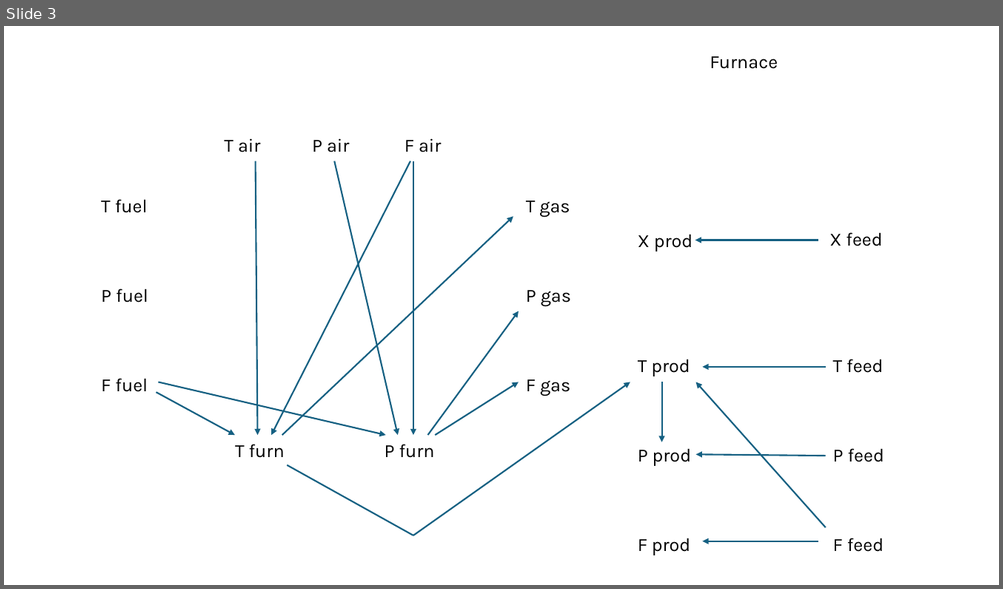
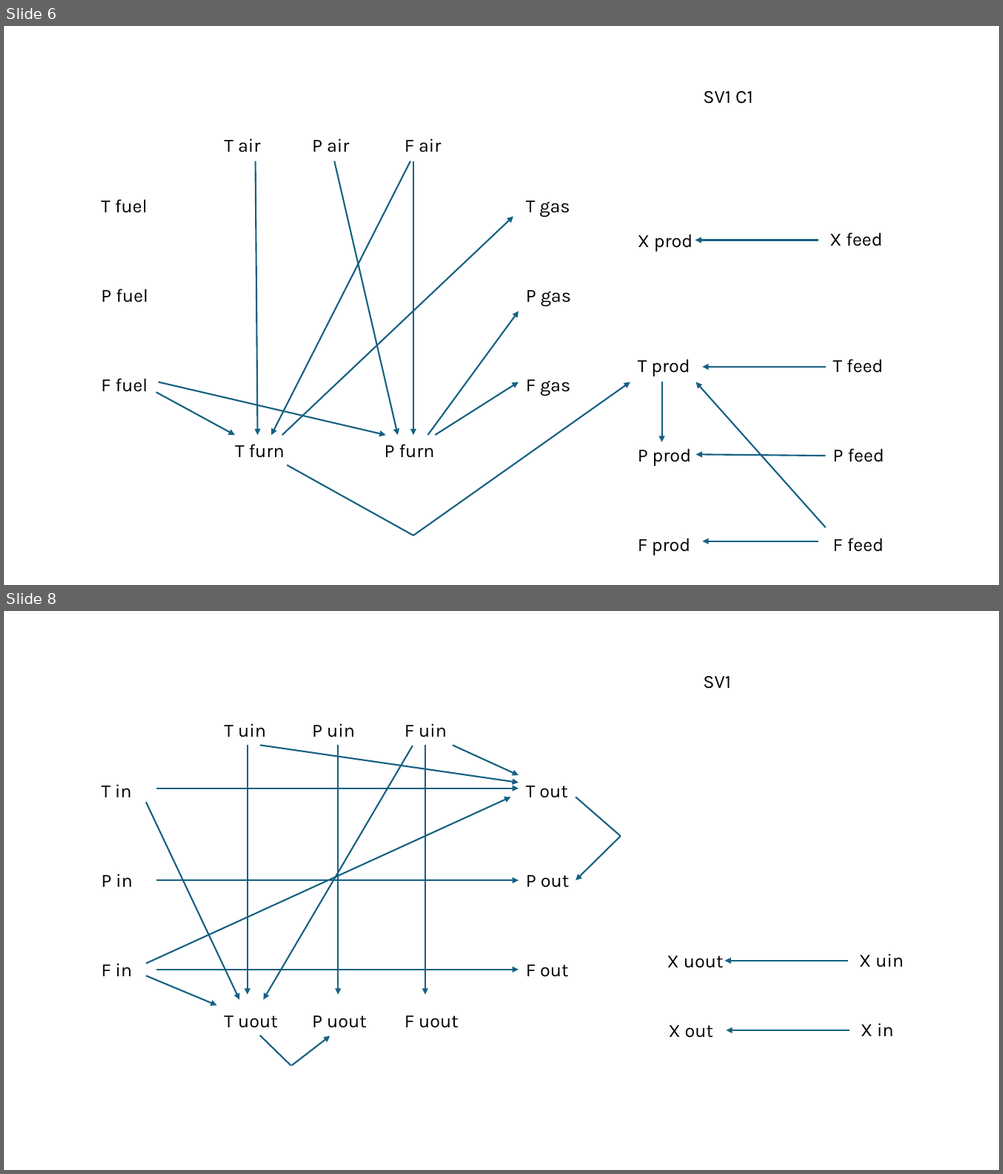
Before and after one commit to bdodd1/CPE440-Project---Graph-generation, a slide deck: Latent Subgraphs.pptx. Shown one above the other, each under a label of ours: slide 3 before the commit, slides 6 and 8 after it; the slides between them are not shown. The pictures are 1003x589 and 1003x1174 pixels, drawn with LibreOffice and Linux fonts; fonts in the diff are those of the drawing. Boxes give left, top, right and bottom in pixels: in the first picture for what was removed or moved away, otherwise in the second. Text is boxed around its words. In the diff, an @@ line names an element or a change of style, - is before the commit and + after.

```diff
--- a/Latent Subgraphs.pptx
+++ b/Latent Subgraphs.pptx
@@ slide 8 added at [4, 611, 999, 1170], background #FFFFFF @@
@@ text added at [703, 676, 731, 689], 18 pt, text #000000 @@
+SV1
@@ text added at [224, 723, 447, 738], 18 pt, text #000000 @@
+T uin P uin F uin
@@ arrow added from (247, 745) to (247, 995), #156082 1.5 pt @@
@@ arrow added from (260, 745) to (518, 783), #156082 1.5 pt @@
@@ arrow added from (413, 746) to (264, 999), #156082 1.5 pt @@
@@ arrow added from (338, 745) to (338, 995), #156082 1.5 pt @@
@@ arrow added from (425, 745) to (425, 995), #156082 1.5 pt @@
@@ arrow added from (452, 745) to (518, 775), #156082 1.5 pt @@
@@ text added at [101, 784, 133, 977], 18 pt, text #000000 @@
+T in
+P in
+F in
@@ text added at [526, 786, 569, 977], 18 pt, text #000000 @@
+T out
+P out
+F out
@@ arrow added from (146, 802) to (240, 999), #156082 1.5 pt @@
@@ arrow added from (146, 964) to (511, 797), #156082 1.5 pt @@
@@ arrow added from (157, 789) to (518, 789), #156082 1.5 pt @@
@@ line added from (575, 797) to (620, 836), #156082 1.5 pt @@
@@ arrow added from (620, 836) to (575, 880), #156082 1.5 pt @@
@@ arrow added from (157, 880) to (518, 880), #156082 1.5 pt @@
@@ text added at [667, 956, 723, 968], 18 pt, text #000000 @@
+X uout
@@ arrow added from (848, 961) to (725, 961), #156082 1.5 pt @@
@@ text added at [859, 954, 903, 967], 18 pt, text #000000 @@
+X uin
@@ arrow added from (146, 976) to (216, 1005), #156082 1.5 pt @@
@@ arrow added from (157, 970) to (518, 970), #156082 1.5 pt @@
@@ text added at [224, 1016, 458, 1028], 18 pt, text #000000 @@
+T uout P uout F uout
@@ text added at [669, 1025, 713, 1038], 18 pt, text #000000 @@
+X out
@@ arrow added from (849, 1031) to (726, 1031), #156082 1.5 pt @@
@@ text added at [860, 1023, 893, 1037], 18 pt, text #000000 @@
+X in
@@ line added from (260, 1036) to (290, 1066), #156082 1.5 pt @@
@@ arrow added from (291, 1066) to (330, 1037), #156082 1.5 pt @@
@@ what was slide 3 is now slide 6 @@
@@ slide 6 changed as well @@
@@ text at [703, 91, 753, 104]: text changed @@
-Furnace
+SV1 C1
```
Also in this commit, not shown: 2 other slides changed, 9 other slides added.
